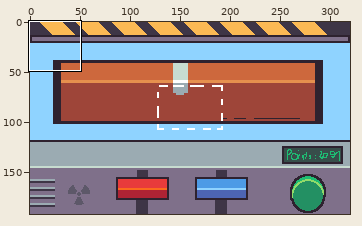
Two versions of one pixel-art file, room_project.aseprite. Above: a wide view before the commit, with the close-up outlined.
Close-up. The starting point:
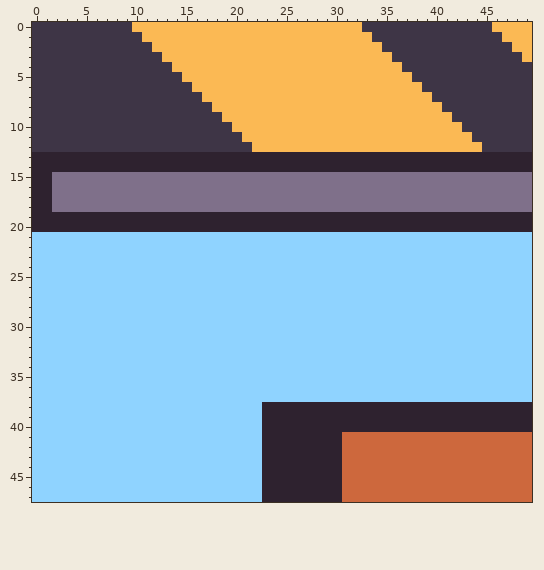
320x192 pixels, 1 frame. Shown: x 0..49, y 0..47.
The result:
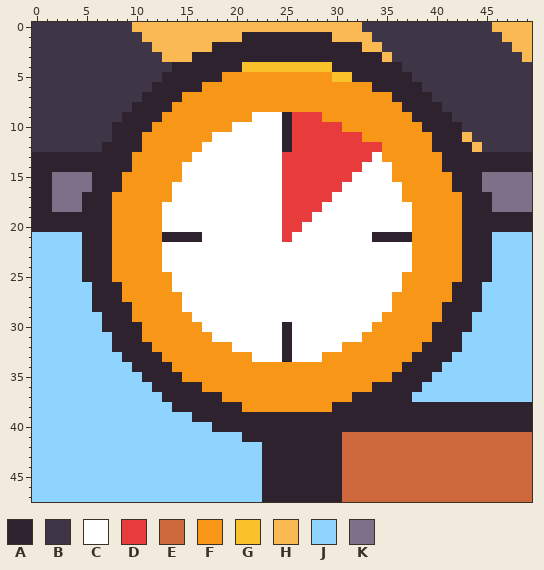
Palette (. is transparent): A #2e222f  B #3e3546  C #ffffff  D #e83b3b  E #cd683d  F #f79617  G #f9c22b  H #fbb954  J #8fd3ff  K #7f708a
Changes in this commit:
layer "Layer 8" added
--- layer "Layer 8"
@@ x 0..49 @@
  0 BBBBBBBBBBHHHHHHHHHHHHHHHHHHHHHHHBBBBBBBBBBBBBHHHH
- 1 BBBBBBBBBBBHHHHHHHHHHHHHHHHHHHHHHHBBBBBBBBBBBBBHHH
- 2 BBBBBBBBBBBBHHHHHHHHHHHHHHHHHHHHHHHBBBBBBBBBBBBBHH
- 3 BBBBBBBBBBBBBHHHHHHHHHHHHHHHHHHHHHHHBBBBBBBBBBBBBH
- 4 BBBBBBBBBBBBBBHHHHHHHHHHHHHHHHHHHHHHHBBBBBBBBBBBBB
- 5 BBBBBBBBBBBBBBBHHHHHHHHHHHHHHHHHHHHHHHBBBBBBBBBBBB
- 6 BBBBBBBBBBBBBBBBHHHHHHHHHHHHHHHHHHHHHHHBBBBBBBBBBB
- 7 BBBBBBBBBBBBBBBBBHHHHHHHHHHHHHHHHHHHHHHHBBBBBBBBBB
- 8 BBBBBBBBBBBBBBBBBBHHHHHHHHHHHHHHHHHHHHHHHBBBBBBBBB
- 9 BBBBBBBBBBBBBBBBBBBHHHHHHHHHHHHHHHHHHHHHHHBBBBBBBB
-10 BBBBBBBBBBBBBBBBBBBBHHHHHHHHHHHHHHHHHHHHHHHBBBBBBB
-11 BBBBBBBBBBBBBBBBBBBBBHHHHHHHHHHHHHHHHHHHHHHHBBBBBB
-12 BBBBBBBBBBBBBBBBBBBBBBHHHHHHHHHHHHHHHHHHHHHHHBBBBB
-13 AAAAAAAAAAAAAAAAAAAAAAAAAAAAAAAAAAAAAAAAAAAAAAAAAA
-14 AAAAAAAAAAAAAAAAAAAAAAAAAAAAAAAAAAAAAAAAAAAAAAAAAA
-15 AAKKKKKKKKKKKKKKKKKKKKKKKKKKKKKKKKKKKKKKKKKKKKKKKK
-16 AAKKKKKKKKKKKKKKKKKKKKKKKKKKKKKKKKKKKKKKKKKKKKKKKK
-17 AAKKKKKKKKKKKKKKKKKKKKKKKKKKKKKKKKKKKKKKKKKKKKKKKK
-18 AAKKKKKKKKKKKKKKKKKKKKKKKKKKKKKKKKKKKKKKKKKKKKKKKK
-19 AAAAAAAAAAAAAAAAAAAAAAAAAAAAAAAAAAAAAAAAAAAAAAAAAA
-20 AAAAAAAAAAAAAAAAAAAAAAAAAAAAAAAAAAAAAAAAAAAAAAAAAA
-21 JJJJJJJJJJJJJJJJJJJJJJJJJJJJJJJJJJJJJJJJJJJJJJJJJJ
-22 JJJJJJJJJJJJJJJJJJJJJJJJJJJJJJJJJJJJJJJJJJJJJJJJJJ
-23 JJJJJJJJJJJJJJJJJJJJJJJJJJJJJJJJJJJJJJJJJJJJJJJJJJ
-24 JJJJJJJJJJJJJJJJJJJJJJJJJJJJJJJJJJJJJJJJJJJJJJJJJJ
-25 JJJJJJJJJJJJJJJJJJJJJJJJJJJJJJJJJJJJJJJJJJJJJJJJJJ
-26 JJJJJJJJJJJJJJJJJJJJJJJJJJJJJJJJJJJJJJJJJJJJJJJJJJ
-27 JJJJJJJJJJJJJJJJJJJJJJJJJJJJJJJJJJJJJJJJJJJJJJJJJJ
-28 JJJJJJJJJJJJJJJJJJJJJJJJJJJJJJJJJJJJJJJJJJJJJJJJJJ
-29 JJJJJJJJJJJJJJJJJJJJJJJJJJJJJJJJJJJJJJJJJJJJJJJJJJ
-30 JJJJJJJJJJJJJJJJJJJJJJJJJJJJJJJJJJJJJJJJJJJJJJJJJJ
-31 JJJJJJJJJJJJJJJJJJJJJJJJJJJJJJJJJJJJJJJJJJJJJJJJJJ
-32 JJJJJJJJJJJJJJJJJJJJJJJJJJJJJJJJJJJJJJJJJJJJJJJJJJ
-33 JJJJJJJJJJJJJJJJJJJJJJJJJJJJJJJJJJJJJJJJJJJJJJJJJJ
-34 JJJJJJJJJJJJJJJJJJJJJJJJJJJJJJJJJJJJJJJJJJJJJJJJJJ
-35 JJJJJJJJJJJJJJJJJJJJJJJJJJJJJJJJJJJJJJJJJJJJJJJJJJ
-36 JJJJJJJJJJJJJJJJJJJJJJJJJJJJJJJJJJJJJJJJJJJJJJJJJJ
-37 JJJJJJJJJJJJJJJJJJJJJJJJJJJJJJJJJJJJJJJJJJJJJJJJJJ
-38 JJJJJJJJJJJJJJJJJJJJJJJAAAAAAAAAAAAAAAAAAAAAAAAAAA
-39 JJJJJJJJJJJJJJJJJJJJJJJAAAAAAAAAAAAAAAAAAAAAAAAAAA
-40 JJJJJJJJJJJJJJJJJJJJJJJAAAAAAAAAAAAAAAAAAAAAAAAAAA
-41 JJJJJJJJJJJJJJJJJJJJJJJAAAAAAAAEEEEEEEEEEEEEEEEEEE
+ 1 BBBBBBBBBBBHHHHHHHHHHAAAAAAAAAHHHHBBBBBBBBBBBBBHHH
+ 2 BBBBBBBBBBBBHHHHHHAAAAAAAAAAAAAAAHHBBBBBBBBBBBBBHH
+ 3 BBBBBBBBBBBBBHHHAAAAAAAAAAAAAAAAAAAHBBBBBBBBBBBBBH
+ 4 BBBBBBBBBBBBBBAAAAAAAGGGGGGGGGAAAAAAABBBBBBBBBBBBB
+ 5 BBBBBBBBBBBBBAAAAAAFFFFFFFFFFFGGAAAAAABBBBBBBBBBBB
+ 6 BBBBBBBBBBBBAAAAAFFFFFFFFFFFFFFFFFAAAAABBBBBBBBBBB
+ 7 BBBBBBBBBBBAAAAFFFFFFFFFFFFFFFFFFFFFAAAABBBBBBBBBB
+ 8 BBBBBBBBBBAAAAFFFFFFFFFFFFFFFFFFFFFFFAAAABBBBBBBBB
+ 9 BBBBBBBBBAAAAFFFFFFFFFCCCADDDFFFFFFFFFAAAABBBBBBBB
+10 BBBBBBBBAAAAFFFFFFFFCCCCCADDDDDFFFFFFFFAAAABBBBBBB
+11 BBBBBBBBAAAFFFFFFFCCCCCCCADDDDDDDFFFFFFFAAAHBBBBBB
+12 BBBBBBBAAAAFFFFFFCCCCCCCCADDDDDDDDDFFFFFAAAAHBBBBB
+13 AAAAAAAAAAFFFFFFCCCCCCCCCDDDDDDDDDCFFFFFFAAAAAAAAA
+14 AAAAAAAAAAFFFFFCCCCCCCCCCDDDDDDDDCCCFFFFFAAAAAAAAA
+15 AAKKKKAAAFFFFFFCCCCCCCCCCDDDDDDDCCCCFFFFFFAAAKKKKK
+16 AAKKKKAAAFFFFFCCCCCCCCCCCDDDDDDCCCCCCFFFFFAAAKKKKK
+17 AAKKKAAAFFFFFFCCCCCCCCCCCDDDDDCCCCCCCFFFFFFAAAKKKK
+18 AAKKKAAAFFFFFCCCCCCCCCCCCDDDDCCCCCCCCCFFFFFAAAKKKK
+19 AAAAAAAAFFFFFCCCCCCCCCCCCDDDCCCCCCCCCCFFFFFAAAAAAA
+20 AAAAAAAAFFFFFCCCCCCCCCCCCDDCCCCCCCCCCCFFFFFAAAAAAA
+21 JJJJJAAAFFFFFAAAACCCCCCCCDCCCCCCCCAAAAFFFFFAAAJJJJ
+22 JJJJJAAAFFFFFCCCCCCCCCCCCCCCCCCCCCCCCCFFFFFAAAJJJJ
+23 JJJJJAAAFFFFFCCCCCCCCCCCCCCCCCCCCCCCCCFFFFFAAAJJJJ
+24 JJJJJAAAFFFFFCCCCCCCCCCCCCCCCCCCCCCCCCFFFFFAAAJJJJ
+25 JJJJJAAAFFFFFFCCCCCCCCCCCCCCCCCCCCCCCFFFFFFAAAJJJJ
+26 JJJJJJAAAFFFFFCCCCCCCCCCCCCCCCCCCCCCCFFFFFAAAJJJJJ
+27 JJJJJJAAAFFFFFFCCCCCCCCCCCCCCCCCCCCCFFFFFFAAAJJJJJ
+28 JJJJJJAAAAFFFFFCCCCCCCCCCCCCCCCCCCCCFFFFFAAAAJJJJJ
+29 JJJJJJJAAAFFFFFFCCCCCCCCCCCCCCCCCCCFFFFFFAAAJJJJJJ
+30 JJJJJJJAAAAFFFFFFCCCCCCCCACCCCCCCCFFFFFFAAAAJJJJJJ
+31 JJJJJJJJAAAFFFFFFFCCCCCCCACCCCCCCFFFFFFFAAAJJJJJJJ
+32 JJJJJJJJAAAAFFFFFFFFCCCCCACCCCCFFFFFFFFAAAAJJJJJJJ
+33 JJJJJJJJJAAAAFFFFFFFFFCCCACCCFFFFFFFFFAAAAJJJJJJJJ
+34 JJJJJJJJJJAAAAFFFFFFFFFFFFFFFFFFFFFFFAAAAJJJJJJJJJ
+35 JJJJJJJJJJJAAAAFFFFFFFFFFFFFFFFFFFFFAAAAJJJJJJJJJJ
+36 JJJJJJJJJJJJAAAAAFFFFFFFFFFFFFFFFFAAAAAJJJJJJJJJJJ
+37 JJJJJJJJJJJJJAAAAAAFFFFFFFFFFFFFAAAAAAJJJJJJJJJJJJ
+38 JJJJJJJJJJJJJJAAAAAAAFFFFFFFFFAAAAAAAAAAAAAAAAAAAA
+39 JJJJJJJJJJJJJJJJAAAAAAAAAAAAAAAAAAAAAAAAAAAAAAAAAA
+40 JJJJJJJJJJJJJJJJJJAAAAAAAAAAAAAAAAAAAAAAAAAAAAAAAA
+41 JJJJJJJJJJJJJJJJJJJJJAAAAAAAAAAEEEEEEEEEEEEEEEEEEE
 42 JJJJJJJJJJJJJJJJJJJJJJJAAAAAAAAEEEEEEEEEEEEEEEEEEE
